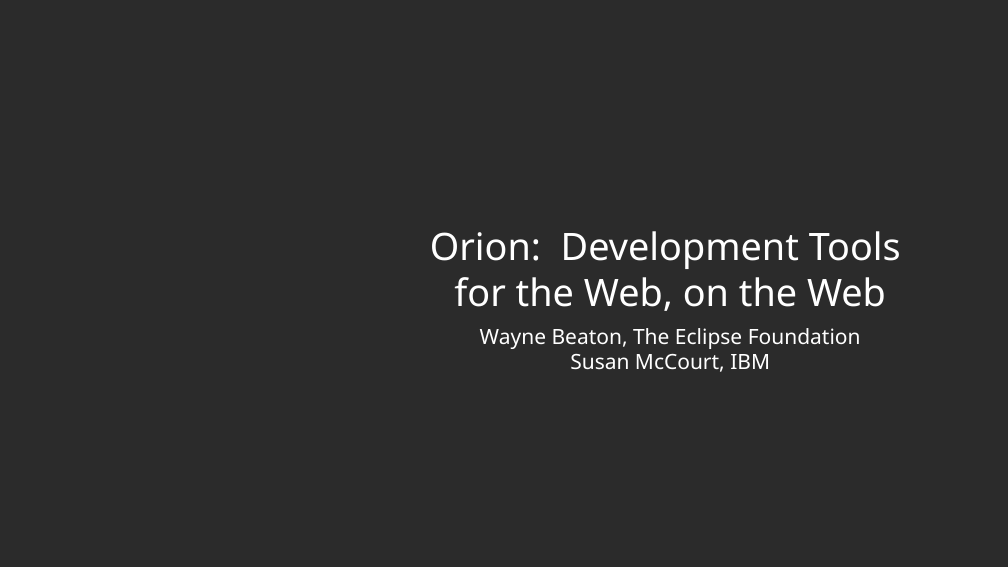
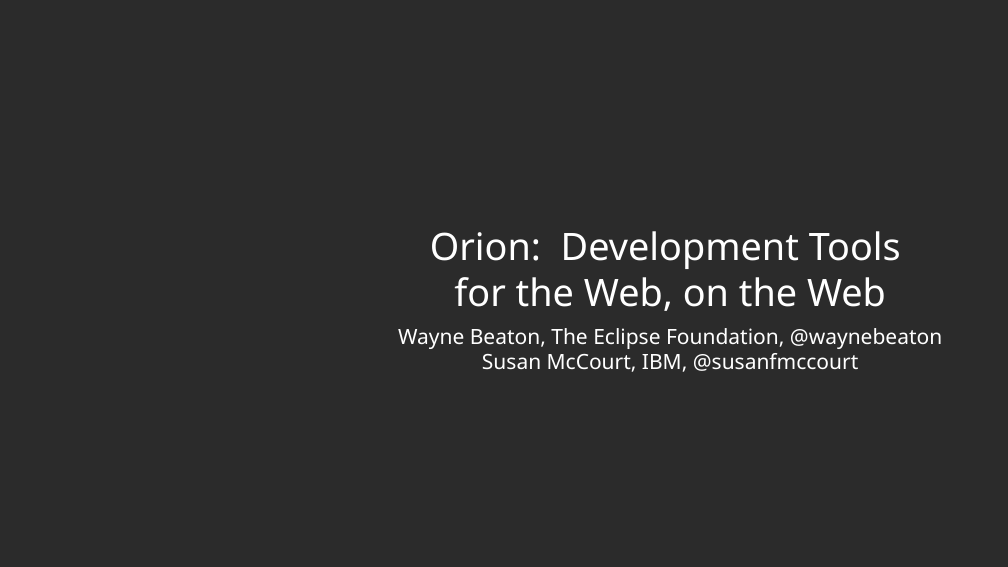
Before and after one commit to sfmccourt/oscon, a slide deck: slide 1 of osconorion.odp. Drawn at 1008x567 pixels with LibreOffice and Linux fonts; fonts in the diff are those of the drawing; background and template pictures are left out; a plain dark background stands for a picture behind light text. Boxes give left, top, right and bottom in pixels: in the first picture for what was removed or moved away, otherwise in the second. Text is boxed around its words. In the diff, an @@ line names an element or a change of style, - is before the commit and + after.

```diff
--- a/osconorion.odp
+++ b/osconorion.odp
@@ text at (398, 328, 942, 372): text changed @@
-Wayne Beaton, The Eclipse Foundation
-Susan McCourt, IBM
+Wayne Beaton, The Eclipse Foundation, @waynebeaton
+Susan McCourt, IBM, @susanfmccourt
```
Also in this commit, not shown: 10 other slides changed, 1 other file.
